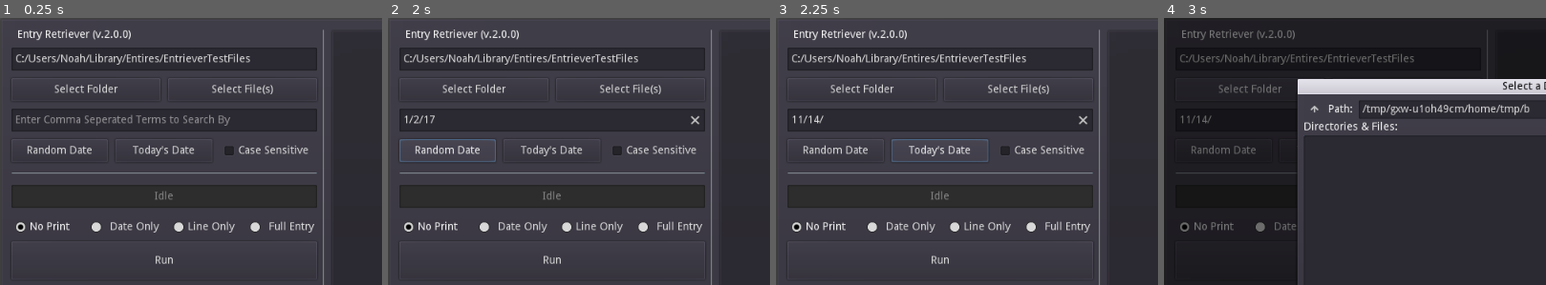
Above: before the commit, frames 1-4 (left to right).
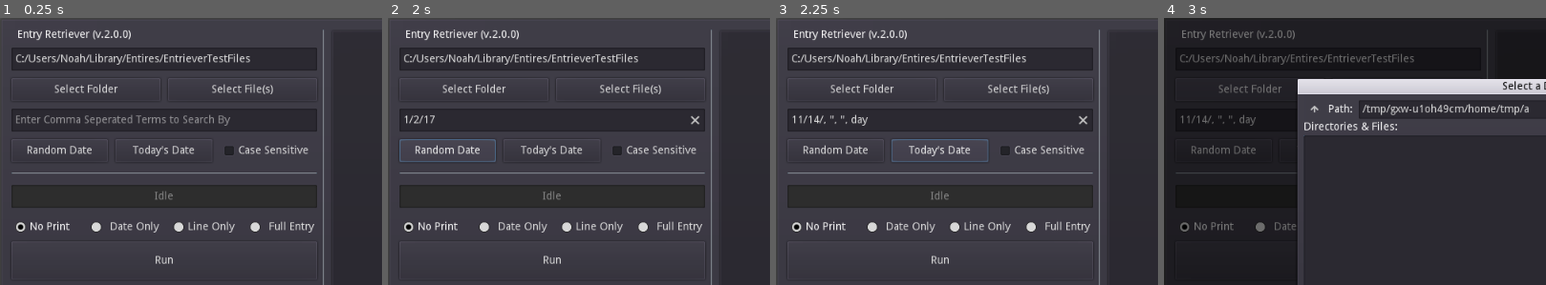
Above: after the commit, the same moments.

Repository: PlainOldNoah/file-retriever
Game: Godot game, scene res://Main.tscn
Same seed, same stepped clock (60 frames per second), same inputs: the game is played once before the commit and once after it.
Inputs (mouse positions are % of the whole screen's width and height, from its top left):
- Up to frame 1 (0.25 s): no input
- Up to frame 2 (2 s): click (22, 19) at 0.52 s; type "12" at 0.6 s; click "Random Date" at 1.25 s
- Up to frame 3 (2.25 s): click "Today's Date" at 2 s
- Up to frame 4 (3 s): click "Select Folder" at 2.75 s
The pictures show only the part of the screen within x 0-50%, y 0-50%; the shares and areas given below are measured in that part.

Frames 1-2 are identical in both runs. In frame 3, 0.1% of the frame differs, in the area x 12-24%, y 36-41%; in frame 4, 0.1%, in the area x 12-96%, y 32-41%.

Commit message:
Stable-ish build before converting search key arrays into a dictionary

Diff:
--- a/EntryRetriever/Main.gd
+++ b/EntryRetriever/Main.gd
@@ -17,7 +17,7 @@
 #Search key arrays for searching and printing
 var searchKeyArray : PoolStringArray = [] #Holds the comma seperated search terms
 var operationArray : PoolStringArray = [] #Stores the operation of each search term
-var allTermsArray : PoolStringArray = [] #Stores every term, used in printing to output
+var allTermsArray  : PoolStringArray = [] #Stores every term, used in printing to output
 
 #Misc variables
 var estimatedTotalDays: int = 0
@@ -368,9 +368,43 @@
 
 #Converts the user input to a poolStringArray
 func parse_search_keys():
-	searchKeyArray = SearchKeyInput.text.split(",", false, 0)
+	var quoted:bool = false
+	var tempString:String = ""
+	var tempPoolStringArray:PoolStringArray = []
+	var tempInputString:String = SearchKeyInput.text
+
+	searchKeyArray.resize(0)
+	assert(searchKeyArray.size() == 0)
+
+	#Get quoted substrings and parse them into the search array
+	for c in SearchKeyInput.text:
+		if quoted:
+			if c == '"':
+				quoted = false
+				tempString += c
+				if not '""' in tempString:  #Prevent empty strings from being sent to the array
+					searchKeyArray.append(tempString)
+					tempInputString = tempInputString.replace(tempString, "")
+			else:
+				tempString += c
+		else:
+			if c == '"':
+				tempString = ""
+				tempString += c
+				quoted = true
+
+	tempInputString = tempInputString.replace('"', "")
+
+	#Split by comma, main feature of this function
+	tempPoolStringArray = tempInputString.split(",", false, 0)
+	for i in tempPoolStringArray.size():
+		if tempPoolStringArray[i].strip_edges() != "":
+			searchKeyArray.append(tempPoolStringArray[i])
+
+	#Removes random whitespace from search keys
 	for i in searchKeyArray.size():
 		searchKeyArray[i] = searchKeyArray[i].strip_edges()
+
 
 #Creates the matching operationArray to the searchKeyArray
 func prepare_search_terms():
@@ -381,7 +415,10 @@
 
 	#Passes in the operation of each term from the searchKeyArray into the operationArray
 	for i in searchKeyArray.size():
-		if "-" in searchKeyArray[i]:# or "NOT " in searchKeyArray[i].to_lower():
+		if '"' in searchKeyArray[i]:
+			operationArray[i] = "AND"
+			searchKeyArray[i] = searchKeyArray[i].replace('"', "")
+		elif "-" in searchKeyArray[i]:
 			operationArray[i] = "NOT"
 			searchKeyArray[i] = searchKeyArray[i].replace("-", "")
 		elif " or " in searchKeyArray[i].to_lower():
@@ -392,9 +429,18 @@
 	sort_search_keys()
 
 	#Generates the allTermsArray used in output printing
-	var tempString:String = SearchKeyInput.text.replace(" or ", ",")
-	tempString = tempString.replace(" ", "")
-	allTermsArray = tempString.split(",", false)
+	#allTermsArray splits OR into it's own thing
+	allTermsArray.resize(0)
+	for i in searchKeyArray.size():
+		if operationArray[i] == "OR":
+			var tempArr:PoolStringArray = searchKeyArray[i].split("or", false)
+			allTermsArray.append_array(tempArr)
+		else:
+			allTermsArray.append(searchKeyArray[i])
+
+	#Cleans up the array
+	for j in allTermsArray.size():
+		allTermsArray[j] = allTermsArray[j].strip_edges()
 
 #Sorts the arrays to be NOT, AND, then OR
 func sort_search_keys():
@@ -568,14 +614,17 @@
 
 
 func _on_RandomDate_pressed():
-	SearchKeyInput.text = generate_rand_date()
+	if Input.is_key_pressed(KEY_SHIFT) and not SearchKeyInput.text.empty():
+		SearchKeyInput.text += " or " + generate_rand_date()
+	else:
+		SearchKeyInput.text = generate_rand_date()
 	parse_search_keys()
 
 #Gets the current date and puts it into the search key input
 func _on_TodaysDate_pressed():
 	var date = OS.get_date()
 	var searchDate = str(date.month) + "/" + str(date.day) + "/"
-	SearchKeyInput.text = searchDate
+	SearchKeyInput.text = searchDate + ", " +'", "' + ", " + "day"
 
 	#If shift is held down, add exclusion dates which narrow results and increase seach time
 	if Input.is_key_pressed(KEY_SHIFT):
